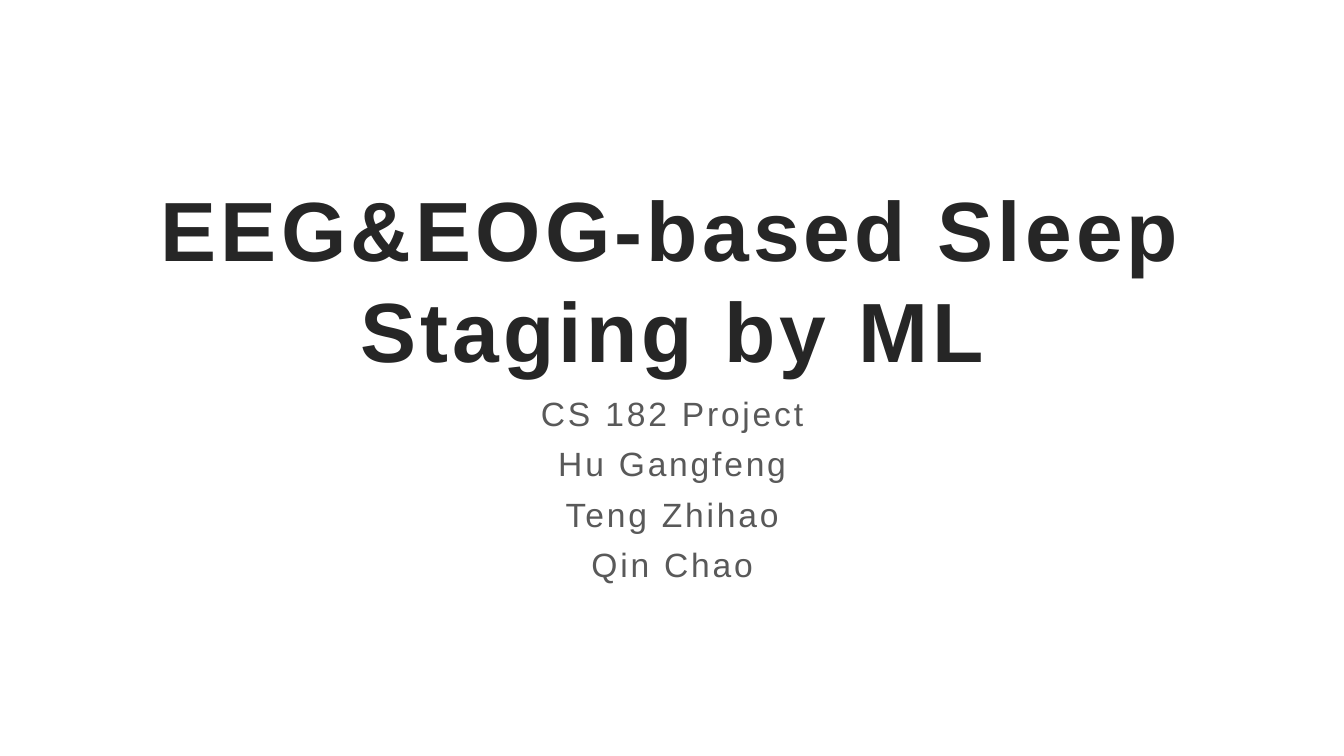
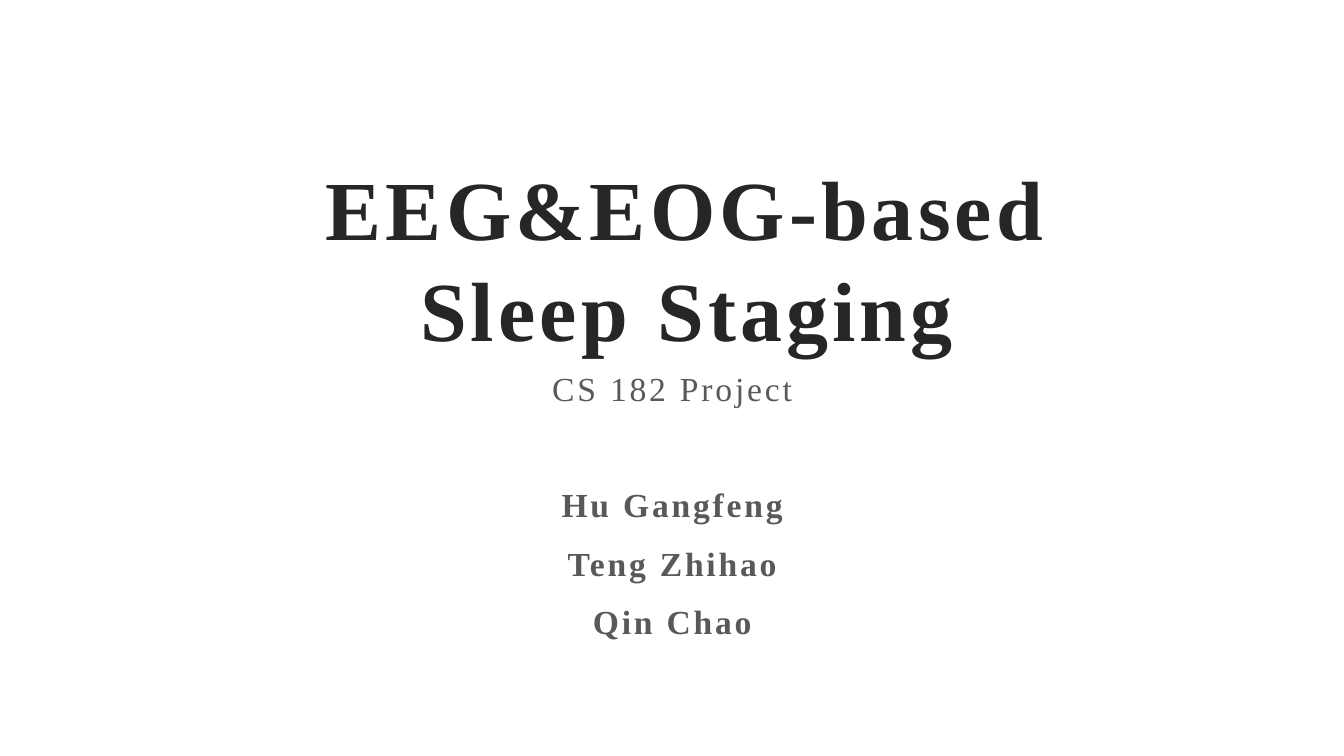
Before and after one commit to TonyHGF/EEG-Sleep-Staging, a slide deck: slide 1 of pre/slides.pptx. Drawn at 1344x756 pixels with LibreOffice and Linux fonts; fonts in the diff are those of the drawing. Boxes give left, top, right and bottom in pixels: in the first picture for what was removed or moved away, otherwise in the second. Text is boxed around its words. In the diff, an @@ line names an element or a change of style, - is before the commit and + after.

```diff
--- a/pre/slides.pptx
+++ b/pre/slides.pptx
@@ title at [326, 181, 1043, 356]: text changed; font Arial to Times New Roman @@
-EEG&EOG-based Sleep Staging by ML
+EEG&EOG-based
+Sleep Staging
@@ subtitle "CS 182 Project": place and size @@
-subtitle "CS 182 Project" at [541, 401, 803, 584]
+subtitle "CS 182 Project" at [552, 378, 792, 640]
@@ subtitle "CS 182 Project" at [552, 378, 792, 640]: font Arial to Times New Roman; bold on in "Hu Gangfeng", "Teng Zhihao", "Qin Chao"; line spacing 0.9 to 1.1 @@
```
Also in this commit, not shown: 8 other slides changed, 6 slides added, 2 slides removed, 8 other files.
